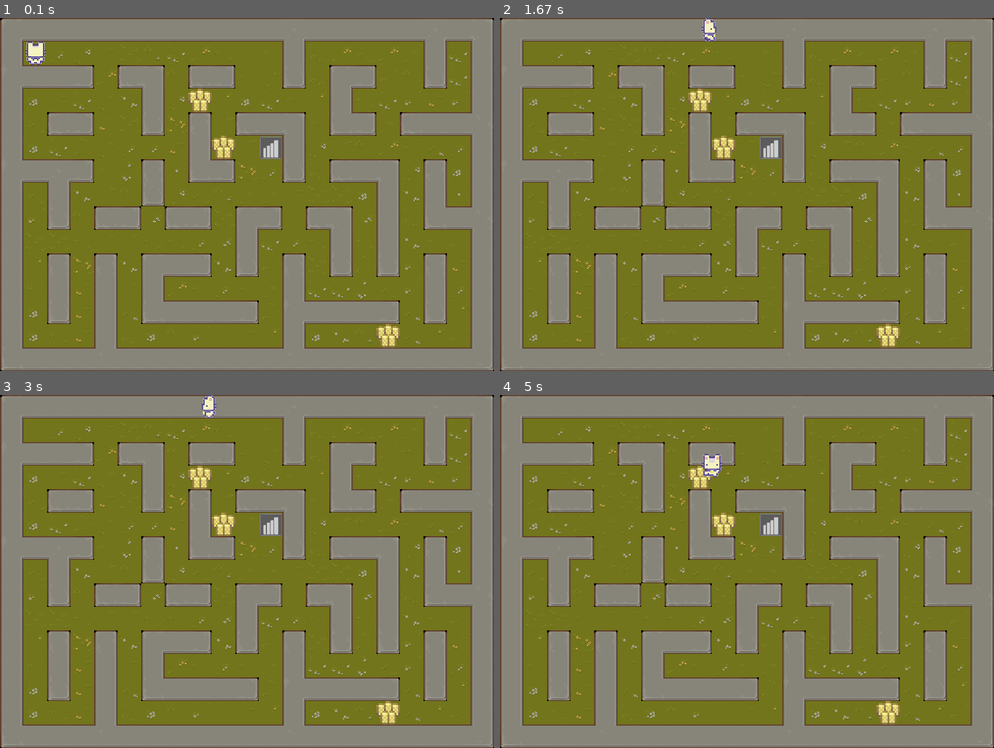
Above: before the commit, frames 1-4 (two rows, left to right).
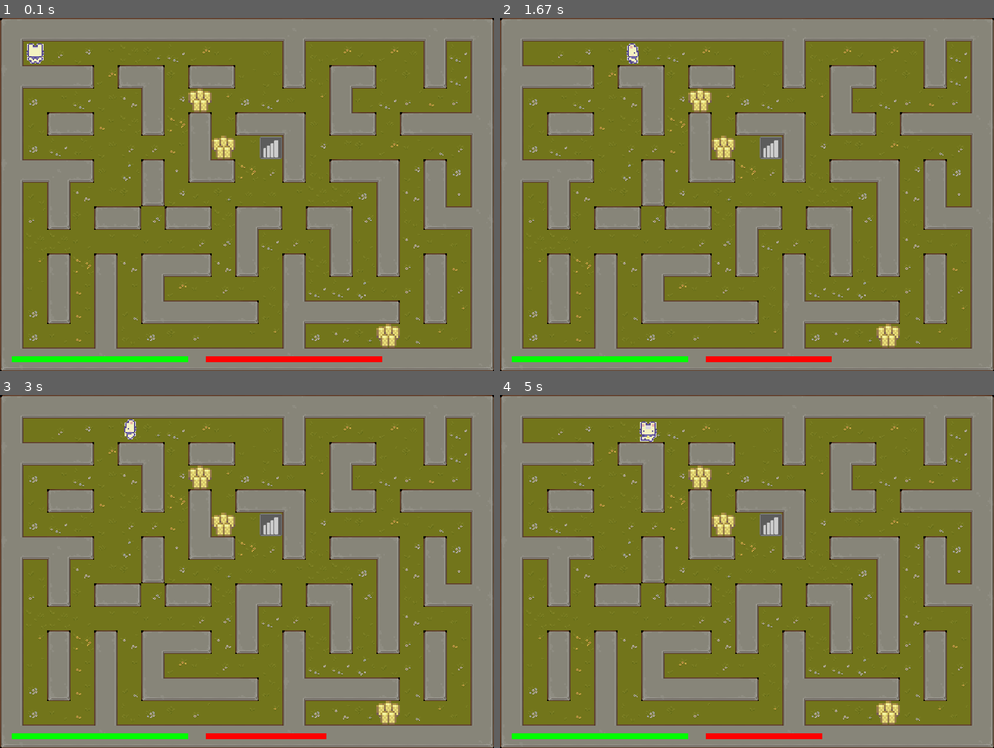
Above: after the commit, the same moments.

Repository: iiimagnum/PYgame_GROUP1
Game: pygame game, started from PygameProject/codes/Main.py
Two runs of this game, one before a commit and one after it. Both use one fixed random seed, a clock stepped at 60 frames per second and the inputs below.
Inputs:
- Up to frame 1 (0.1 s): no input
- Up to frame 2 (1.67 s): hold Space 0.33-0.8 s; hold Right 0.33-0.8 s; tap Space at 0.83, 1.23, 1.53 s; hold Right 1.17-1.63 s
- Up to frame 3 (3 s): hold Up 1.67-1.97 s; tap Space at 1.73, 2.07, 2.37, 2.57, 2.87 s; hold Right 2-2.47 s; hold Left from 2.5 s (still down)
- Up to frame 4 (5 s): release Left at 3.03 s; hold Down 3.07-3.37 s; tap Space at 3.13, 3.47, 3.77, 3.9, 4.3, 4.6, 4.97 s; hold Left 3.4-3.8 s; hold Up 3.83-4.2 s; hold Right 4.23-4.87 s; hold Down from 4.9 s (still down)

The runs differ from the first frame. In frame 1, 1.3% of the frame differs, in the area x 2-78%, y 6-98%; in frame 2, 1.3%; in frame 3, 1.3%; in frame 4, 1.4%, in the area x 2-66%, y 7-98%.

Commit message:
run and bars

Diff:
--- a/PygameProject/codes/Main.py
+++ b/PygameProject/codes/Main.py
@@ -56,7 +56,7 @@
         else:
             right = False
 
-        if pygame.K_SPACE in InputManager.keyDownList:
+        if pygame.K_SPACE in InputManager.keyPressList:
             space = True
             # print("space")
         else:
--- a/PygameProject/codes/Player.py
+++ b/PygameProject/codes/Player.py
@@ -12,6 +12,8 @@
         self.frame = 0  # frame counter
         self.state = 0
         self.change = 0
+        self.power = 100
+        self.health = 100
         self.images = []
         for i in range(0, 4):
             collect = []
@@ -37,8 +39,21 @@
         '''
         update the player's pos
         '''
-        if space:
-            if self.state == 0:
+        if space and self.power >= 1:
+            # print("run")
+            PLAYER_SPEED = 4
+            self.power -= 1
+            # print(self.power)
+        elif space and self.power == 0:
+            PLAYER_SPEED = 2
+        else:
+            PLAYER_SPEED = 2
+            if self.power < 100:
+                self.power += 0.1
+            # print(self.power)
+
+        '''
+        if self.state == 0:
                 if self.rect.centery >= self.rect.height / 2 + PLAYER_DASH_SPEED:
                     self.y -= PLAYER_DASH_SPEED
                     self.rect.center = (self.x, self.y)
@@ -66,6 +81,8 @@
                 else:
                     self.x = WIN_SIZE_X - self.rect.width / 2
                     self.rect.center = (self.x, self.y)
+        '''
+
 
         if up:  # up
             if self.rect.centery >= self.rect.height / 2:
@@ -124,6 +141,10 @@
 
     def draw(self, surface):
         surface.blit(self.image, self.rect)
+        health_percent = self.health / 100
+        power_percent = self.power / 100
+        pygame.draw.rect(surface, [0, 255, 0], [20, 575, 300 * health_percent, 10], 0)
+        pygame.draw.rect(surface, [255, 0, 0], [350, 575, 300 * power_percent, 10], 0)
 
         # for debugging: display the boundary of the player
         '''
Binary file changed: PygameProject/images/player/down/0.png
Binary file changed: PygameProject/images/player/down/1.png
Binary file changed: PygameProject/images/player/down/2.png
Binary file changed: PygameProject/images/player/down/3.png
Binary file changed: PygameProject/images/player/left/0.png
Binary file changed: PygameProject/images/player/left/1.png
Binary file changed: PygameProject/images/player/left/2.png
Binary file changed: PygameProject/images/player/left/3.png
Binary file changed: PygameProject/images/player/right/0.png
Binary file changed: PygameProject/images/player/right/1.png
Binary file changed: PygameProject/images/player/right/2.png
Binary file changed: PygameProject/images/player/right/3.png
(and 4 more such lines)
